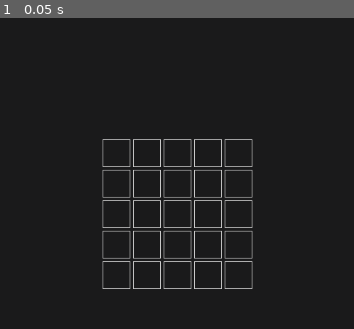
Above: before the commit, frame 1.
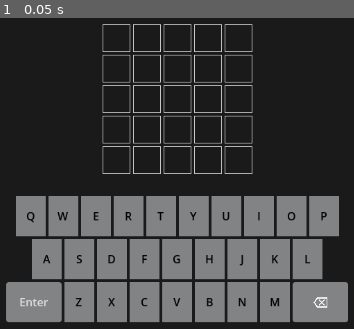
Above: after the commit, the same moment.

Repository: lcrol77/wordle
Game: Godot game, scene res://main.tscn
Two runs of this game, one before a commit and one after it. Both use one fixed random seed, a clock stepped at 60 frames per second and the inputs below.
Inputs:
- Up to frame 1 (0.05 s): no input

The runs differ from the first frame. In frame 1, 36% of the frame differs, in the area x 1-99%, y 1-98%.

Commit message:
keyboard

Diff:
--- a/main.tscn
+++ b/main.tscn
@@ -1,6 +1,8 @@
-[gd_scene load_steps=2 format=3 uid="uid://rmwoxgep0voi"]
+[gd_scene load_steps=4 format=3 uid="uid://rmwoxgep0voi"]
 
 [ext_resource type="PackedScene" uid="uid://cg4fw1s0l8aap" path="res://scenes/row.tscn" id="1_0uter"]
+[ext_resource type="PackedScene" uid="uid://cnc6gpi4mpd0w" path="res://scenes/keyboard.tscn" id="2_3nj1q"]
+[ext_resource type="Script" path="res://word_pool.gd" id="2_7egq5"]
 
 [node name="Main" type="Node"]
 
@@ -12,24 +14,34 @@
 grow_vertical = 2
 theme_override_constants/margin_top = 100
 
-[node name="CenterContainer" type="CenterContainer" parent="MarginContainer"]
+[node name="VBoxContainer" type="VBoxContainer" parent="MarginContainer"]
+layout_mode = 2
+theme_override_constants/separation = 32
+
+[node name="CenterContainer" type="CenterContainer" parent="MarginContainer/VBoxContainer"]
 layout_mode = 2
 size_flags_horizontal = 4
 
-[node name="Rows" type="VBoxContainer" parent="MarginContainer/CenterContainer"]
+[node name="Rows" type="VBoxContainer" parent="MarginContainer/VBoxContainer/CenterContainer"]
 layout_mode = 2
 
-[node name="Row1" parent="MarginContainer/CenterContainer/Rows" instance=ExtResource("1_0uter")]
+[node name="Row1" parent="MarginContainer/VBoxContainer/CenterContainer/Rows" instance=ExtResource("1_0uter")]
 layout_mode = 2
 
-[node name="Row2" parent="MarginContainer/CenterContainer/Rows" instance=ExtResource("1_0uter")]
+[node name="Row2" parent="MarginContainer/VBoxContainer/CenterContainer/Rows" instance=ExtResource("1_0uter")]
 layout_mode = 2
 
-[node name="Row3" parent="MarginContainer/CenterContainer/Rows" instance=ExtResource("1_0uter")]
+[node name="Row3" parent="MarginContainer/VBoxContainer/CenterContainer/Rows" instance=ExtResource("1_0uter")]
 layout_mode = 2
 
-[node name="Row4" parent="MarginContainer/CenterContainer/Rows" instance=ExtResource("1_0uter")]
+[node name="Row4" parent="MarginContainer/VBoxContainer/CenterContainer/Rows" instance=ExtResource("1_0uter")]
 layout_mode = 2
 
-[node name="Row5" parent="MarginContainer/CenterContainer/Rows" instance=ExtResource("1_0uter")]
+[node name="Row5" parent="MarginContainer/VBoxContainer/CenterContainer/Rows" instance=ExtResource("1_0uter")]
 layout_mode = 2
+
+[node name="Keyboard" parent="MarginContainer/VBoxContainer" instance=ExtResource("2_3nj1q")]
+layout_mode = 2
+
+[node name="WordPool" type="Node" parent="."]
+script = ExtResource("2_7egq5")
--- a/scenes/keyboard.tscn
+++ b/scenes/keyboard.tscn
@@ -1,4 +1,9 @@
-[gd_scene format=3 uid="uid://cnc6gpi4mpd0w"]
+[gd_scene load_steps=5 format=3 uid="uid://cnc6gpi4mpd0w"]
+
+[ext_resource type="PackedScene" uid="uid://cck5sqk4l6rsy" path="res://scenes/keyboard_button.tscn" id="1_qj25l"]
+[ext_resource type="PackedScene" uid="uid://dsoexxvbtxq6r" path="res://scenes/special_button.tscn" id="2_uqq57"]
+[ext_resource type="StyleBox" uid="uid://covpdfnqkh8pd" path="res://styles/stylebox/enter_button.tres" id="3_elvi4"]
+[ext_resource type="Texture2D" uid="uid://xfh2wg5g57cw" path="res://assets/backspace.png" id="4_gb8pc"]
 
 [node name="Keyboard" type="VBoxContainer"]
 offset_right = 40.0
@@ -6,9 +11,163 @@
 
 [node name="HBoxContainer" type="HBoxContainer" parent="."]
 layout_mode = 2
+size_flags_horizontal = 4
+
+[node name="Q" parent="HBoxContainer" instance=ExtResource("1_qj25l")]
+layout_mode = 2
+text = "Q"
+letter = "Q"
+
+[node name="W" parent="HBoxContainer" instance=ExtResource("1_qj25l")]
+layout_mode = 2
+text = "W"
+letter = "W"
+
+[node name="E" parent="HBoxContainer" instance=ExtResource("1_qj25l")]
+layout_mode = 2
+text = "E"
+letter = "E"
+
+[node name="R" parent="HBoxContainer" instance=ExtResource("1_qj25l")]
+layout_mode = 2
+text = "R"
+letter = "R"
+
+[node name="T" parent="HBoxContainer" instance=ExtResource("1_qj25l")]
+layout_mode = 2
+text = "T"
+letter = "T"
+
+[node name="Y" parent="HBoxContainer" instance=ExtResource("1_qj25l")]
+layout_mode = 2
+text = "Y"
+letter = "Y"
+
+[node name="U" parent="HBoxContainer" instance=ExtResource("1_qj25l")]
+layout_mode = 2
+text = "U"
+letter = "U"
+
+[node name="I" parent="HBoxContainer" instance=ExtResource("1_qj25l")]
+layout_mode = 2
+text = "I"
+letter = "I"
+
+[node name="O" parent="HBoxContainer" instance=ExtResource("1_qj25l")]
+layout_mode = 2
+text = "O"
+letter = "O"
+
+[node name="P" parent="HBoxContainer" instance=ExtResource("1_qj25l")]
+layout_mode = 2
+text = "P"
+letter = "P"
 
 [node name="HBoxContainer2" type="HBoxContainer" parent="."]
 layout_mode = 2
+size_flags_horizontal = 4
+
+[node name="A" parent="HBoxContainer2" instance=ExtResource("1_qj25l")]
+layout_mode = 2
+letter = "A"
+
+[node name="S" parent="HBoxContainer2" instance=ExtResource("1_qj25l")]
+layout_mode = 2
+text = "S"
+letter = "S"
+
+[node name="D" parent="HBoxContainer2" instance=ExtResource("1_qj25l")]
+layout_mode = 2
+text = "D"
+letter = "D"
+
+[node name="F" parent="HBoxContainer2" instance=ExtResource("1_qj25l")]
+layout_mode = 2
+text = "F"
+letter = "F"
+
+[node name="G" parent="HBoxContainer2" instance=ExtResource("1_qj25l")]
+layout_mode = 2
+text = "G"
+letter = "G"
+
+[node name="H" parent="HBoxContainer2" instance=ExtResource("1_qj25l")]
+layout_mode = 2
+text = "H"
+letter = "H"
+
+[node name="J" parent="HBoxContainer2" instance=ExtResource("1_qj25l")]
+layout_mode = 2
+text = "J"
+letter = "J"
+
+[node name="K" parent="HBoxContainer2" instance=ExtResource("1_qj25l")]
+layout_mode = 2
+text = "K"
+letter = "K"
+
+[node name="L" parent="HBoxContainer2" instance=ExtResource("1_qj25l")]
+layout_mode = 2
+text = "L"
+letter = "L"
 
 [node name="HBoxContainer3" type="HBoxContainer" parent="."]
 layout_mode = 2
+size_flags_horizontal = 4
+size_flags_vertical = 4
+
+[node name="Enter" parent="HBoxContainer3" instance=ExtResource("2_uqq57")]
+custom_minimum_size = Vector2(80, 58)
+layout_mode = 2
+theme_override_styles/focus = ExtResource("3_elvi4")
+theme_override_styles/hover = ExtResource("3_elvi4")
+theme_override_styles/normal = ExtResource("3_elvi4")
+text = "Enter"
+
+[node name="Z" parent="HBoxContainer3" instance=ExtResource("1_qj25l")]
+layout_mode = 2
+text = "Z"
+letter = "Z"
+
+[node name="X" parent="HBoxContainer3" instance=ExtResource("1_qj25l")]
+layout_mode = 2
+text = "X"
+letter = "X"
+
+[node name="C" parent="HBoxContainer3" instance=ExtResource("1_qj25l")]
+layout_mode = 2
+text = "C"
+letter = "C"
+
+[node name="V" parent="HBoxContainer3" instance=ExtResource("1_qj25l")]
+layout_mode = 2
+text = "V"
+letter = "V"
+
+[node name="B" parent="HBoxContainer3" instance=ExtResource("1_qj25l")]
+layout_mode = 2
+text = "B"
+letter = "B"
+
+[node name="N" parent="HBoxContainer3" instance=ExtResource("1_qj25l")]
+layout_mode = 2
+text = "N"
+letter = "N"
+
+[node name="M" parent="HBoxContainer3" instance=ExtResource("1_qj25l")]
+layout_mode = 2
+text = "M"
+letter = "M"
+
+[node name="Backspace" type="Panel" parent="HBoxContainer3"]
+custom_minimum_size = Vector2(80, 58)
+layout_mode = 2
+theme_override_styles/panel = ExtResource("3_elvi4")
+
+[node name="TextureButton" type="TextureButton" parent="HBoxContainer3/Backspace"]
+custom_minimum_size = Vector2(80, 58)
+layout_mode = 0
+offset_right = 40.0
+offset_bottom = 40.0
+texture_normal = ExtResource("4_gb8pc")
+texture_hover = ExtResource("4_gb8pc")
--- a/scenes/keyboard_button.tscn
+++ b/scenes/keyboard_button.tscn
@@ -8,7 +8,5 @@
 offset_right = 8.0
 offset_bottom = 8.0
 theme = ExtResource("1_jqkhh")
-text = "B"
+text = "A"
 script = ExtResource("2_3wr8j")
-letter = "B"
-state = 2
--- /dev/null
+++ b/scenes/special_button.tscn
@@ -0,0 +1,3 @@
+[gd_scene format=3 uid="uid://dsoexxvbtxq6r"]
+
+[node name="SpecialButton" type="Button"]
--- /dev/null
+++ b/styles/stylebox/enter_button.tres
@@ -0,0 +1,8 @@
+[gd_resource type="StyleBoxFlat" format=3 uid="uid://covpdfnqkh8pd"]
+
+[resource]
+bg_color = Color(0.505882, 0.513726, 0.517647, 1)
+corner_radius_top_left = 4
+corner_radius_top_right = 4
+corner_radius_bottom_right = 4
+corner_radius_bottom_left = 4
--- /dev/null
+++ b/word_pool.gd
@@ -0,0 +1,7 @@
+extends Node
+class_name WordPool
+
+var words = ["ABACK"]
+
+func get_random_word()->String:
+	return words.pick_random()
Binary file added: assets/backspace.png
Not shown, added: assets/backspace.png.import
